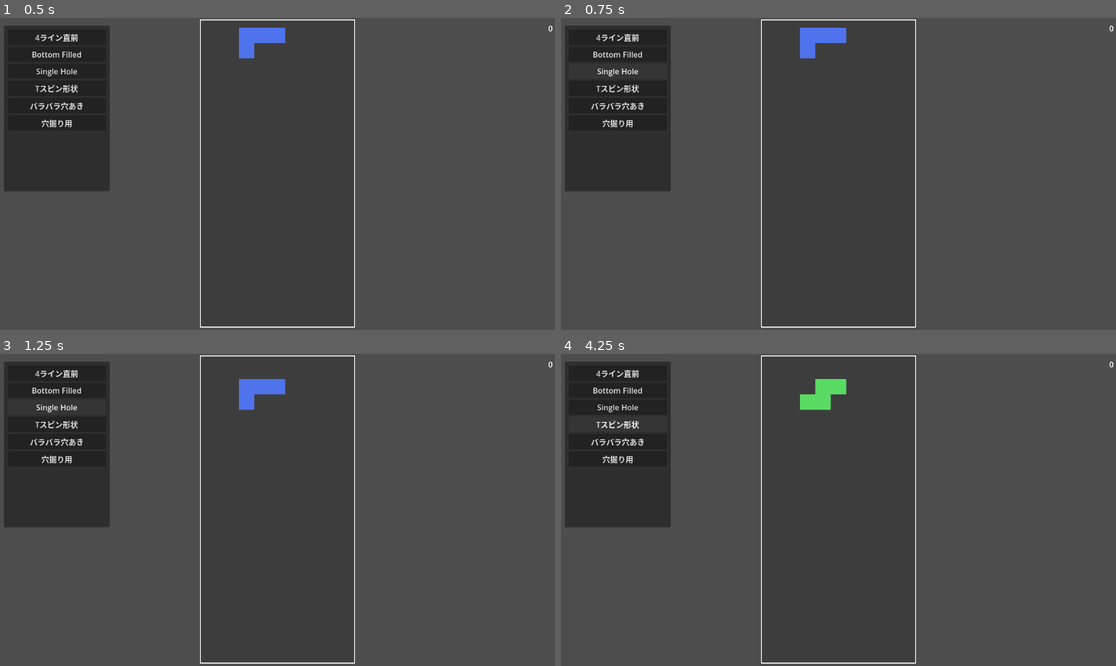
Above: before the commit, frames 1-4 (two rows, left to right).
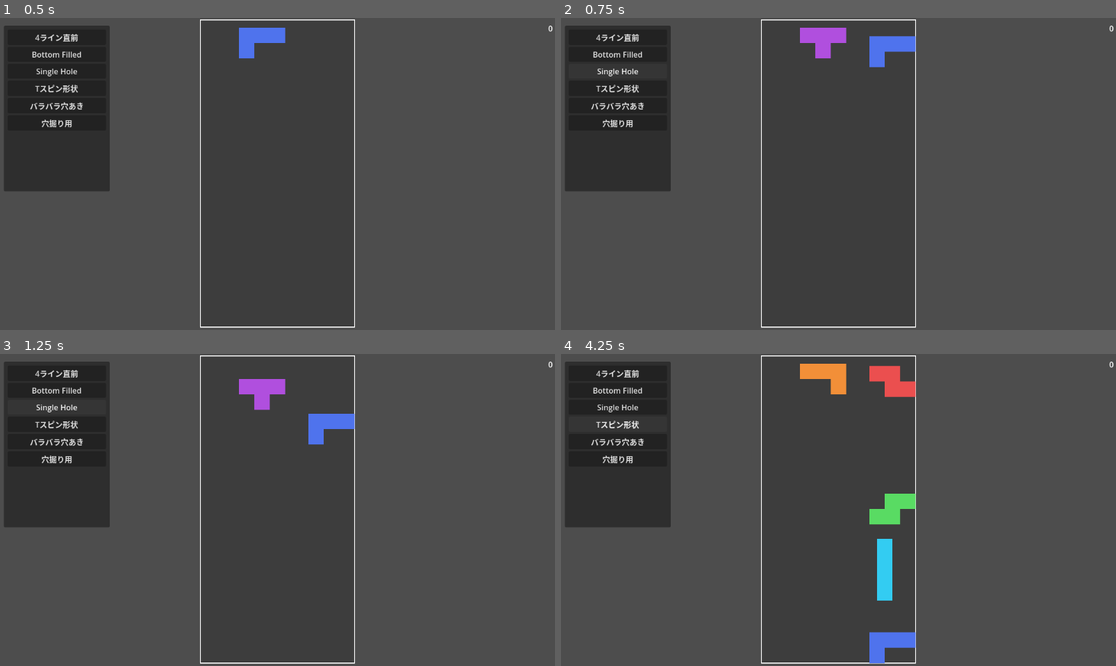
Above: after the commit, the same moments.

Repository: GameChikin/tonton-tetoris
Game: Godot game, scene res://Main.tscn
Two runs of this game, one before a commit and one after it. Both use one fixed random seed, a clock stepped at 60 frames per second and the inputs below.
Inputs:
- Up to frame 1 (0.5 s): no input
- Up to frame 2 (0.75 s): click "Single Hole" at 0.5 s
- Up to frame 3 (1.25 s): no input
- Up to frame 4 (4.25 s): click "Single Hole" at 1.25 s; click "4ライン直前" at 2 s; click "Bottom Filled" at 2.75 s; click "Tスピン形状" at 3.5 s

Frame 1 is identical in both runs. In frame 2, 1.3% of the frame differs, in the area x 43-64%, y 3-16%; in frame 3, 1.3%; in frame 4, 3.2%, in the area x 43-64%, y 3-100%.

Commit message:
param
調整パラメータを一元化

Diff:
--- a/AIController.gd
+++ b/AIController.gd
@@ -1,10 +1,7 @@
 extends Node
 class_name AIController
 
-@export_group("AI Parameters")
-@export var ai_enabled: bool = false
-@export var action_delay: float = 0.5
-@export var drop_center_offset: float = 160.0 # 枠の中心までのオフセット
+var settings: GameSettings = preload("res://game_settings.tres")
 
 var _main_node: Node = null
 var _is_acting: bool = false
@@ -13,7 +10,7 @@
 	_main_node = main_node
 
 func _process(_delta: float) -> void:
-	if not ai_enabled or _is_acting or not is_instance_valid(_main_node):
+	if not settings.ai_enabled or _is_acting or not is_instance_valid(_main_node):
 		return
 
 	var active_tet = _main_node.get("active_tetromino")
@@ -22,10 +19,10 @@
 		_execute_random_drop(active_tet)
 
 func _execute_random_drop(tetromino: RigidBody2D) -> void:
-	await get_tree().create_timer(action_delay).timeout
+	await get_tree().create_timer(settings.ai_action_delay).timeout
 
 	if is_instance_valid(tetromino) and not tetromino.get("_is_locked"):
-		var target_x = drop_center_offset
+		var target_x = settings.drop_center_offset
 
 		# 動いている枠の現在位置を取得し、その中心を落下地点とする
 		if is_instance_valid(_main_node):
@@ -33,7 +30,7 @@
 			if is_instance_valid(board):
 				var frame = board.get_node_or_null("BoardPhysicsFrame")
 				if is_instance_valid(frame):
-					target_x = frame.global_position.x + drop_center_offset
+					target_x = frame.global_position.x + settings.drop_center_offset
 
 		if tetromino.has_method("execute_ai_drop"):
 			tetromino.execute_ai_drop(target_x)
--- a/Board.gd
+++ b/Board.gd
@@ -9,17 +9,11 @@
 const CELL_SIZE := 32
 
 enum GameRule { TETRIS, PUYO }
-@export var current_rule: GameRule = GameRule.TETRIS
 @export var effect_manager_path: NodePath = NodePath("../EffectManager")
 @export var score_manager_path: NodePath = NodePath("../ScoreManager")
 @export var block_scene: PackedScene = preload("res://Block.tscn")
-@export var tonton_drop_speed: float = 0.02
-@export var tonton_drop_distance: int = 20
-
-@export_group("Physics Rule Settings")
-@export var clear_threshold: int = 8
-@export var line_clear_hold_time: float = 1.5
-@export var board_width_px: float = 320.0
+
+var settings: GameSettings = preload("res://game_settings.tres")
 
 var effect_manager: EffectManager
 var score_manager: Node
@@ -68,14 +62,7 @@
 	if not physics_frame:
 		return
 
-	# 盤面内のすべてのTetromino（親RigidBody2D）のFreezeを解除
-	for child in get_children():
-		if child is Tetromino:
-			child.freeze = false
-			var random_impulse = Vector2(randf_range(-60, 60), randf_range(-20, 0))
-			child.apply_central_impulse(random_impulse)
-
-	# 物理枠をTweenでシェイク
+	# 1. 物理枠をTweenでシェイク（打撃感の演出）
 	var tween = create_tween().set_loops(3)
 	var original_pos = physics_frame.position
 	var shake_offset_1 = original_pos + Vector2(randf_range(-6, 6), randf_range(4, 12))
@@ -84,6 +71,84 @@
 	tween.tween_property(physics_frame, "position", shake_offset_1, 0.03)
 	tween.tween_property(physics_frame, "position", shake_offset_2, 0.03)
 	tween.tween_property(physics_frame, "position", original_pos, 0.02)
+
+	# 2. すべてのテトリミノを物理演算から切り離し（Freeze）、Y座標の降順（下にある順）にソート
+	var tetrominos: Array[Node] = []
+	for child in get_children():
+		if child is Tetromino and child.get("_is_locked"):
+			child.freeze = true
+			tetrominos.append(child)
+
+	tetrominos.sort_custom(func(a, b): return a.global_position.y > b.global_position.y)
+
+	# 3. 仮想グリッドによる重ならない目標位置の計算
+	var frame_origin = physics_frame.global_position
+	var occupied_cells: Dictionary = {}
+	var snap_tween = create_tween().set_parallel(true)
+
+	for tet in tetrominos:
+		var current_deg = rad_to_deg(tet.rotation)
+		var target_deg = round(current_deg / 90.0) * 90.0
+		var target_rad = deg_to_rad(target_deg)
+
+		var local_pos = tet.global_position - frame_origin
+		var grid_x = round(local_pos.x / CELL_SIZE)
+		var grid_y = round(local_pos.y / CELL_SIZE)
+
+		var valid_position_found = false
+		var target_global_pos = Vector2.ZERO
+		var x_offset = 0
+
+		# 衝突しない安全な配置座標を探索
+		while not valid_position_found and grid_y >= -5:
+			valid_position_found = true
+			target_global_pos = frame_origin + Vector2((grid_x + x_offset) * CELL_SIZE, grid_y * CELL_SIZE)
+
+			var out_of_left = false
+			var out_of_right = false
+
+			for block in tet.get_children():
+				if block is CollisionShape2D:
+					var block_offset = block.position.rotated(target_rad)
+					var b_local = (target_global_pos + block_offset) - frame_origin
+					var bx = round(b_local.x / CELL_SIZE)
+					var by = round(b_local.y / CELL_SIZE)
+
+					if bx < 0: out_of_left = true
+					if bx >= WIDTH: out_of_right = true
+					if by >= HEIGHT or occupied_cells.has(Vector2i(bx, by)):
+						valid_position_found = false
+
+			if out_of_left:
+				x_offset += 1
+				valid_position_found = false
+			elif out_of_right:
+				x_offset -= 1
+				valid_position_found = false
+			elif not valid_position_found:
+				# 床や他のブロックに被った場合は1段上へ
+				grid_y -= 1
+				x_offset = 0 # 横ズレはリセット
+
+		# 確定した位置を仮想グリッドに登録
+		for block in tet.get_children():
+			if block is CollisionShape2D:
+				var block_offset = block.position.rotated(target_rad)
+				var b_local = (target_global_pos + block_offset) - frame_origin
+				var bx = round(b_local.x / CELL_SIZE)
+				var by = round(b_local.y / CELL_SIZE)
+				occupied_cells[Vector2i(bx, by)] = true
+
+		# Tweenでシュッと吸い込まれるように移動
+		snap_tween.tween_property(tet, "global_position", target_global_pos, 0.25).set_trans(Tween.TRANS_BACK).set_ease(Tween.EASE_OUT)
+		snap_tween.tween_property(tet, "rotation", target_rad, 0.25).set_trans(Tween.TRANS_BACK).set_ease(Tween.EASE_OUT)
+
+	# 4. 移動完了後、物理演算を再開（パズル的緊張感の維持）
+	snap_tween.chain().tween_callback(func():
+		for tet in tetrominos:
+			if is_instance_valid(tet):
+				tet.freeze = false
+	)
 
 
 func is_line_full(_y: int) -> bool:
@@ -218,7 +283,7 @@
 					# ブロックの座標を物理枠のローカル座標に変換して枠内かチェック
 					var local_pos = physics_frame.to_local(block.global_position)
 					# 左右の壁の内側(0〜320)に存在するか（少しマージンを設ける）
-					if local_pos.x >= -4.0 and local_pos.x <= board_width_px + 4.0:
+					if local_pos.x >= -4.0 and local_pos.x <= settings.board_width_px + 4.0:
 						var row_idx = int(round(block.global_position.y / row_size))
 						if not blocks_by_row.has(row_idx):
 							blocks_by_row[row_idx] = []
@@ -231,13 +296,13 @@
 	# 揃っているラインのタイマー進行と色変更
 	for row_idx in blocks_by_row.keys():
 		var row_blocks = blocks_by_row[row_idx]
-		if row_blocks.size() >= clear_threshold:
+		if row_blocks.size() >= settings.clear_threshold:
 			current_full_rows.append(row_idx)
 			if not _line_timers.has(row_idx):
 				_line_timers[row_idx] = 0.0
 
 			_line_timers[row_idx] += delta
-			var progress = clampf(_line_timers[row_idx] / line_clear_hold_time, 0.0, 1.0)
+			var progress = clampf(_line_timers[row_idx] / settings.line_clear_hold_time, 0.0, 1.0)
 
 			for block in row_blocks:
 				if is_instance_valid(block):
@@ -245,7 +310,7 @@
 					var glow = progress * 2.5
 					block.modulate = Color(1.0 + glow, 1.0 + glow, 1.0 + glow, 1.0)
 
-			if _line_timers[row_idx] >= line_clear_hold_time:
+			if _line_timers[row_idx] >= settings.line_clear_hold_time:
 				ready_to_clear = true
 				lines_to_clear.append_array(row_blocks)
 
--- /dev/null
+++ b/GameSettings.gd
@@ -0,0 +1,48 @@
+extends Resource
+class_name GameSettings
+
+@export_group("Board & Game Rules")
+@export_enum("Tetris", "Puyo") var current_rule: int = 0 # 0: Tetris, 1: Puyo
+@export var tonton_drop_speed: float = 0.02
+@export var tonton_drop_distance: int = 20
+@export var clear_threshold: int = 8
+@export var line_clear_hold_time: float = 1.5
+@export var board_width_px: float = 320.0
+
+@export_group("Tetromino Physics & Snap")
+@export var sleep_threshold_velocity: float = 15.0
+@export var sleep_delay_time: float = 0.2
+@export var snap_rotation_strength: float = 12.0
+@export var snap_rotation_limit: float = 25.0
+@export var snap_x_strength: float = 8.0
+@export var snap_x_limit: float = 12.0
+
+@export_group("AI Settings")
+@export var ai_enabled: bool = true
+@export var ai_action_delay: float = 0.5
+@export var drop_center_offset: float = 160.0
+
+
+func print_all_settings() -> void:
+	print("=== GameSettings Current Values ===")
+	print("[Board & Game Rules]")
+	print("current_rule: ", "Tetris" if current_rule == 0 else "Puyo")
+	print("tonton_drop_speed: ", tonton_drop_speed)
+	print("tonton_drop_distance: ", tonton_drop_distance)
+	print("clear_threshold: ", clear_threshold)
+	print("line_clear_hold_time: ", line_clear_hold_time)
+	print("board_width_px: ", board_width_px)
+
+	print("[Tetromino Physics & Snap]")
+	print("sleep_threshold_velocity: ", sleep_threshold_velocity)
+	print("sleep_delay_time: ", sleep_delay_time)
+	print("snap_rotation_strength: ", snap_rotation_strength)
+	print("snap_rotation_limit: ", snap_rotation_limit)
+	print("snap_x_strength: ", snap_x_strength)
+	print("snap_x_limit: ", snap_x_limit)
+
+	print("[AI Settings]")
+	print("ai_enabled: ", ai_enabled)
+	print("ai_action_delay: ", ai_action_delay)
+	print("drop_center_offset: ", drop_center_offset)
+	print("===================================")
--- a/Main.gd
+++ b/Main.gd
@@ -13,6 +13,12 @@
 
 
 func _ready() -> void:
+	# --- 設定値のデバッグログ出力 ---
+	var settings: GameSettings = preload("res://game_settings.tres")
+	if settings and settings.has_method("print_all_settings"):
+		settings.print_all_settings()
+	# --------------------------------
+
 	board = get_node_or_null(board_path) as Board
 	effect_manager = get_node_or_null(effect_manager_path) as EffectManager
 	_spawn_tetromino()
--- a/Main.tscn
+++ b/Main.tscn
@@ -25,7 +25,7 @@
 
 [node name="Board" type="Node2D" parent="." unique_id=1510623832]
 script = ExtResource("2_f63ok")
-line_clear_hold_time = 1.0
+tonton_drop_speed = 0.2
 
 [node name="BoardPhysicsFrame" type="AnimatableBody2D" parent="Board" unique_id=1727947734]
 scale = Vector2(1, 0.9967025)
@@ -115,5 +115,3 @@
 
 [node name="AIController" type="Node" parent="." unique_id=1157340028]
 script = ExtResource("8_trn2v")
-ai_enabled = true
-action_delay = 1.0
--- a/Tetromino.gd
+++ b/Tetromino.gd
@@ -42,15 +42,8 @@
 @export var fall_interval := 0.6
 @export var soft_drop_interval := 0.06
 
-@export_group("Physics Sleep Settings")
-@export var sleep_threshold_velocity: float = 15.0
-@export var sleep_delay_time: float = 0.2
-
-@export_group("Magnetic Snap Settings")
-@export var snap_rotation_strength: float = 12.0 # 角度を引き寄せる力の強さ
-@export var snap_rotation_limit: float = 25.0    # 目標角度から何度以内なら磁力をかけるか
-@export var snap_x_strength: float = 8.0         # X座標を引き寄せる力の強さ
-@export var snap_x_limit: float = 12.0           # 目標X座標から何px以内なら磁力をかけるか
+# 一元管理された設定リソースを読み込み
+var settings: GameSettings = preload("res://game_settings.tres")
 
 var board: Board
 var blocks: Array[Node] = []
@@ -63,18 +56,64 @@
 var _still_timer: float = 0.0
 var _is_locked := false
 var _is_input_paused := false
+var _is_dragging_by_player: bool = false
+var _player_drag_offset: Vector2 = Vector2.ZERO
+var _original_collision_mask: int = 0
 
 
 func _ready() -> void:
 	board = get_node_or_null(board_path) as Board
 	pivot = initial_pivot
+
+	# 元の衝突マスクを記憶（後で復元するため）
+	_original_collision_mask = collision_mask
+
 	_select_shape_data()
 	_spawn_blocks()
 	_sync_block_positions()
 
 
+func _input(event: InputEvent) -> void:
+	if not _is_locked:
+		return # 落下中（操作前）のブロックは掴めないようにする
+
+	if event is InputEventMouseButton and event.button_index == MOUSE_BUTTON_LEFT:
+		if event.pressed:
+			# マウスポインタがこのテトリミノのいずれかのブロック内にあるかチェック
+			var mouse_pos = get_global_mouse_position()
+			var clicked_me = false
+
+			for block in get_children():
+				if block is CollisionShape2D:
+					# 大雑把な距離判定（各ブロックの32px範囲内か）
+					if block.global_position.distance_to(mouse_pos) < 24.0:
+						clicked_me = true
+						break
+
+			if clicked_me:
+				_is_dragging_by_player = true
+				_player_drag_offset = mouse_pos - global_position
+				freeze = true # ドラッグ中は物理演算を止める
+				collision_mask = 0 # ★他のブロックや壁との衝突を完全に無視（ゴースト化）
+				get_viewport().set_input_as_handled() # イベントを消費
+		else:
+			if _is_dragging_by_player:
+				_is_dragging_by_player = false
+				freeze = false # 物理を復活
+				collision_mask = _original_collision_mask # ★衝突判定を元に戻す
+
+				# 離した瞬間の急激な爆発を防ぐため、一瞬だけ速度をゼロにする
+				linear_velocity = Vector2.ZERO
+				angular_velocity = 0.0
+
+
 func _physics_process(delta: float) -> void:
 	if _is_locked:
+		# プレイヤーがドラッグ中の場合、マウス座標へ追従させる
+		if _is_dragging_by_player:
+			global_position = get_global_mouse_position() - _player_drag_offset
+			return # ドラッグ中は以下の磁力補正などはスキップ
+
 		# --- 磁力（スナップ）補正 ---
 		# 回転（Rotation）補正：最も近い90度の倍数に引き寄せる
 		var current_deg = rad_to_deg(rotation)
@@ -82,8 +121,8 @@
 		var angle_diff = target_deg - current_deg
 
 		# 指定された角度以内に近づいた場合のみ、角速度(Angular Velocity)に介入して姿勢を戻す
-		if abs(angle_diff) <= snap_rotation_limit and abs(angle_diff) > 0.1:
-			var target_ang_vel = deg_to_rad(angle_diff) * snap_rotation_strength
+		if abs(angle_diff) <= settings.snap_rotation_limit and abs(angle_diff) > 0.1:
+			var target_ang_vel = deg_to_rad(angle_diff) * settings.snap_rotation_strength
 			angular_velocity = lerp(angular_velocity, target_ang_vel, delta * 15.0)
 
 		# X座標（Position）補正：最も近い32px(CELL_SIZE)のグリッドに引き寄せる
@@ -92,8 +131,8 @@
 		var x_diff = target_x - global_position.x
 
 		# 指定されたピクセル以内に近づいた場合のみ、横方向の速度(Linear Velocity X)に介入して引き寄せる
-		if abs(x_diff) <= snap_x_limit and abs(x_diff) > 0.5:
-			var target_vx = x_diff * snap_x_strength
+		if abs(x_diff) <= settings.snap_x_limit and abs(x_diff) > 0.5:
+			var target_vx = x_diff * settings.snap_x_strength
 			linear_velocity.x = lerp(linear_velocity.x, target_vx, delta * 15.0)
 
 		return
@@ -155,12 +194,11 @@
 		push_error("Tetromino: block_scene is not assigned.")
 		return
 
-	# Boardノードから現在のルールを取得（安全のためにデフォルトはTETRIS扱い）
+	# GameSettingsリソースから現在のルールを取得
 	var is_puyo_rule := false
-	if board != null and is_instance_valid(board):
-		if "current_rule" in board and "GameRule" in board:
-			# Board.GameRule.PUYO と一致するかチェック
-			is_puyo_rule = (board.current_rule == board.GameRule.PUYO)
+	if settings != null:
+		# GameSettings側で current_rule は 0:Tetris, 1:Puyo として定義されている
+		is_puyo_rule = (settings.current_rule == 1)
 
 	for _i in range(local_cells.size()):
 		var block: Node = block_scene.instantiate()
--- a/Tetromino.tscn
+++ b/Tetromino.tscn
@@ -4,8 +4,7 @@
 [ext_resource type="PackedScene" uid="uid://chthadfyd3vl8" path="res://Block.tscn" id="2_x7q2n"]
 
 [sub_resource type="PhysicsMaterial" id="PhysicsMaterial_wsxbt"]
-friction = 0.6
-bounce = 0.5
+friction = 0.81
 
 [node name="Tetromino" type="RigidBody2D" unique_id=1567414139]
 physics_material_override = SubResource("PhysicsMaterial_wsxbt")
@@ -17,3 +16,6 @@
 angular_damp = 5.0
 script = ExtResource("1_m4h6v")
 block_scene = ExtResource("2_x7q2n")
+snap_rotation_strength = 20.0
+snap_x_strength = 20.0
+snap_x_limit = 20.0
--- /dev/null
+++ b/game_settings.tres
@@ -0,0 +1,7 @@
+[gd_resource type="Resource" script_class="GameSettings" format=3 uid="uid://p1t58wxpp856"]
+
+[ext_resource type="Script" uid="uid://g2a7w53getb1" path="res://GameSettings.gd" id="1_pynj7"]
+
+[resource]
+script = ExtResource("1_pynj7")
+line_clear_hold_time = 0.0
